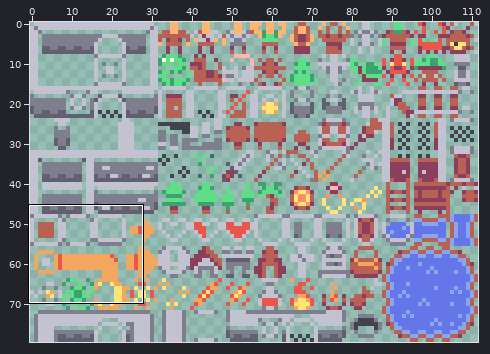
Sprite sheet: assets/graphics/entities.png. Above, an overview of the earlier version with the close-up marked.
Close-up. Before the edit:
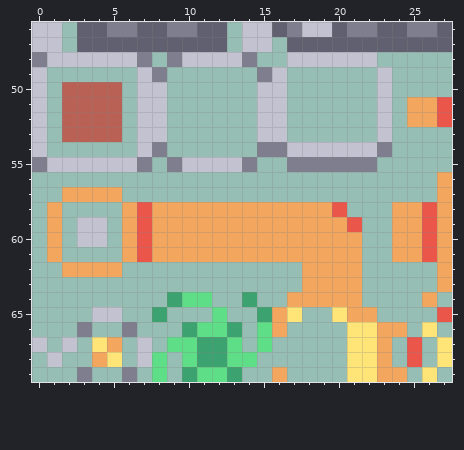
The file is 112x80 pixels. Shown: x 0..27, y 46..69.
Now the later version:
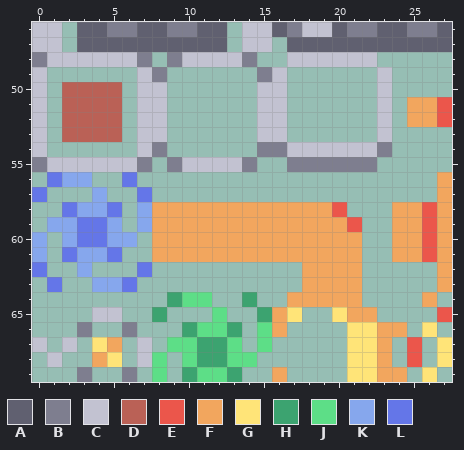
Palette (. is transparent): A #606070  B #7e7e8f  C #c2c2d1  D #ba6156  E #eb564b  F #f2a65e  G #ffe478  H #3ca370  J #5dde87  K #86a7ed  L #6476e8
Edits made:
@@ x 0..9 @@
 55 BCCCCCCB.B
-56 ..........
-57 ..FFFF....
-58 .F....FEFF
-59 .F.CC.FEFF
-60 .F.CC.FEFF
-61 .F....FEFF
-62 ..FFFF....
-63 ..........
+56 .LKK..L...
+57 L...K..L..
+58 ..LKKL.KFF
+59 .KKLLK.KFF
+60 K.KLLKK.FF
+61 K.LKKL..FF
+62 L..K...L..
+63 .L..KKL...
 64 .........H
